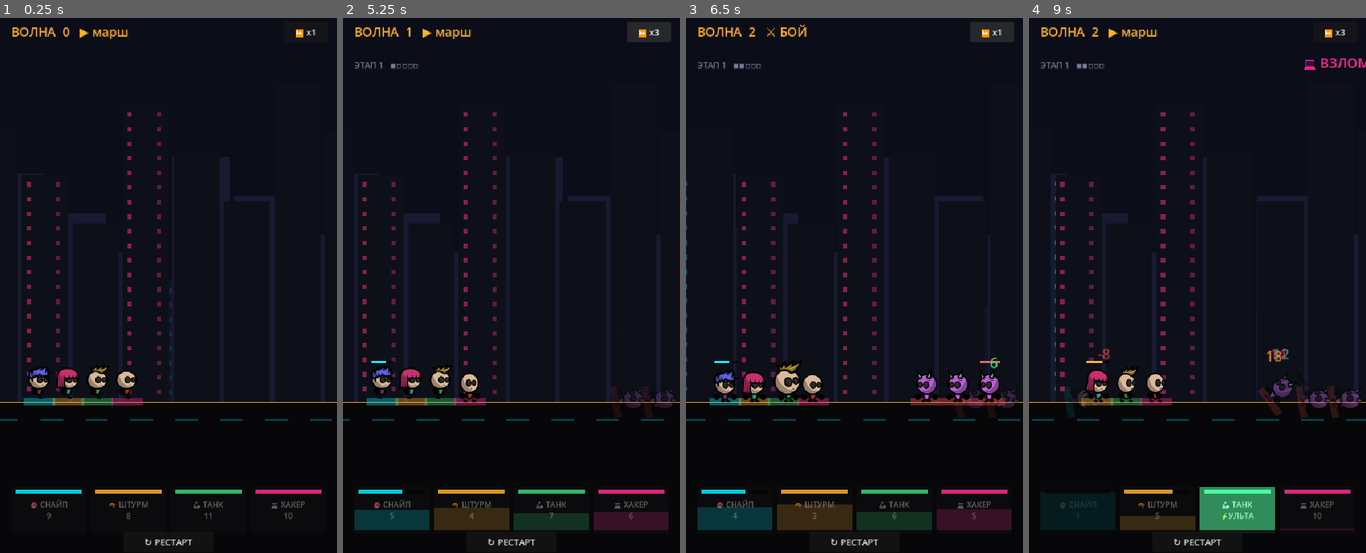
Above: before the commit, frames 1-4 (left to right).
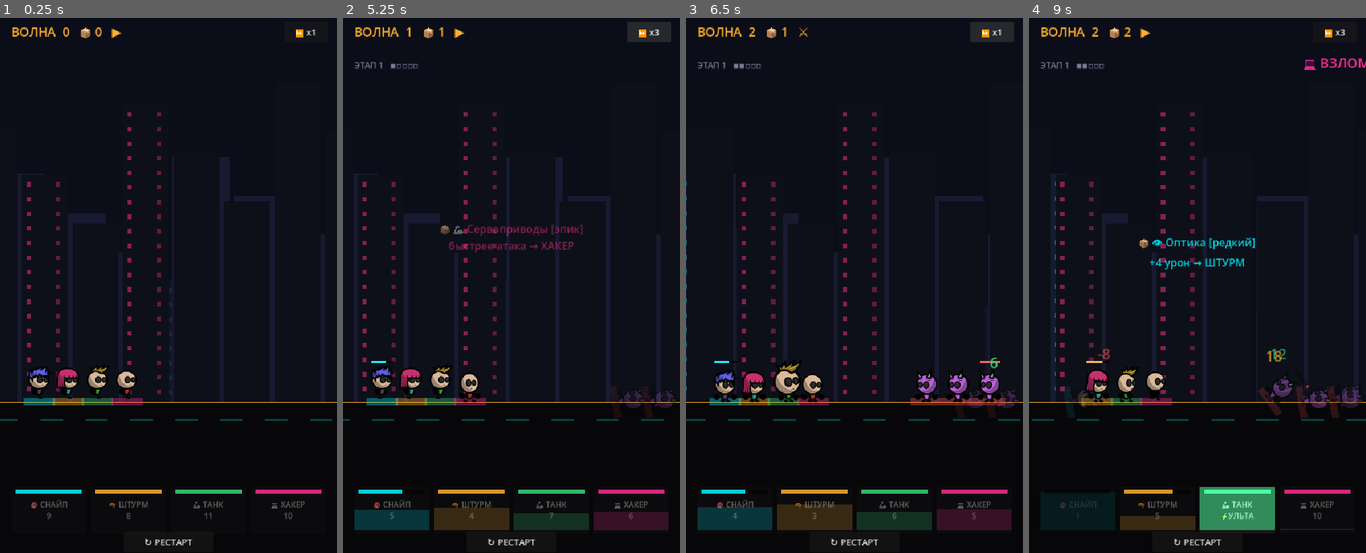
Above: after the commit, the same moments.

Repository: Mokhnatti/cyber-auto-rpg
Game: Godot game, scene res://main.tscn
The game is run twice, just before and just after one commit, with the same random seed, the same clock (stepped at 60 frames per second) and the same inputs.
Inputs:
- Up to frame 1 (0.25 s): no input
- Up to frame 2 (5.25 s): click "↻ РЕСТАРТ" at 0.5 s; click "↻ РЕСТАРТ" at 1.25 s; click "⏩ x1" at 2 s; click "⏩ x2" at 2.75 s; click "⏩ x3" at 3.5 s; click "⏩ x1" at 4.25 s; click "⏩ x2" at 5 s
- Up to frame 3 (6.5 s): click "⏩ x3" at 5.75 s
- Up to frame 4 (9 s): click "⏩ x1" at 6.5 s; click "⏩ x2" at 7.25 s; click "🔫 ШТУРМ ⚡УЛЬТА" at 8 s; click "💻 ХАКЕР ⚡УЛЬТА" at 8.75 s

The runs differ from the first frame. In frame 1, 0.2% of the frame differs, in the area x 23-39%, y 1-5%; in frame 2, 0.8%; in frame 3, 0.2%; in frame 4, 1.0%, in the area x 23-99%, y 1-73%.

Commit message:
Дроп имплантов после волны: выбил волну → падает имплант (Оптика/Сервоприводы/Реактор) с редкостью (обычный/редкий/эпик/легенда, босс=гарант легенда) → бафф живому герою (урон/скорость атаки/HP). Статы героев теперь живые, счётчик имплантов в HUD. Ядро-петля бой→лут→сильнее

Diff:
--- a/prototype/main.gd
+++ b/prototype/main.gd
@@ -36,6 +36,7 @@
 var speed_btn: Button
 var stage_label: Label
 var speed_idx := 0
+var implants_count := 0
 
 func _ready() -> void:
 	randomize()
@@ -48,6 +49,7 @@
 	heroes.clear()
 	enemies.clear()
 	wave = 0
+	implants_count = 0
 	hack_mult = 1.0
 	hack_t = 0.0
 	status_label.text = ""
@@ -59,6 +61,7 @@
 		world.add_child(d)
 		heroes.append({
 			"data": h, "node": d, "hp": h["hp"], "max": h["hp"],
+			"dmg": h["dmg"], "atk_spd": h["atk"],
 			"t": h["atk"], "ult_t": h["ult_cd"], "alive": true, "shield": 0.0, "atk_anim": 0.0
 		})
 	_start_march()
@@ -114,7 +117,7 @@
 		hh["ult_t"] = max(0.0, hh["ult_t"] - delta)
 		hh["t"] -= delta
 		if hh["t"] <= 0.0:
-			hh["t"] = hh["data"]["atk"]
+			hh["t"] = hh["atk_spd"]
 			_hero_hit(hh)
 	for e in enemies:
 		if not e["alive"]: continue
@@ -129,6 +132,7 @@
 		enemies.clear()
 		if _all_dead(heroes):
 			return
+		_drop_implant()
 		_start_march()
 	elif _all_dead(heroes):
 		_die()
@@ -138,7 +142,7 @@
 	var e = _first_alive(enemies)
 	if e == null: return
 	hh["atk_anim"] = 0.18
-	var d := int(round(hh["data"]["dmg"] * hack_mult))
+	var d := int(round(hh["dmg"] * hack_mult))
 	e["hp"] = max(0, e["hp"] - d)
 	_popup(str(d), hh["data"]["color"], e["node"].position + Vector2(randf_range(-10,10), -86))
 	if e["hp"] <= 0 and e["alive"]:
@@ -168,7 +172,7 @@
 			var e = _first_alive(enemies)
 			if e:
 				var mul := 6 if hh["data"]["ult"] == "burst" else 8
-				var d := int(hh["data"]["dmg"] * mul * hack_mult)
+				var d := int(hh["dmg"] * mul * hack_mult)
 				e["hp"] = max(0, e["hp"] - d)
 				_popup("УЛЬТА " + str(d), hh["data"]["color"], e["node"].position + Vector2(0, -100), 40)
 				if e["hp"] <= 0 and e["alive"]:
@@ -298,7 +302,7 @@
 
 # --- HUD ---
 func _refresh_hud() -> void:
-	wave_label.text = "ВОЛНА  %d" % max(wave, 0) + ("   ⚔ БОЙ" if phase == "fight" else ("   ▶ марш" if phase == "march" else ""))
+	wave_label.text = "ВОЛНА  %d   📦 %d" % [max(wave, 0), implants_count] + ("   ⚔" if phase == "fight" else ("   ▶" if phase == "march" else ""))
 	# полоса босса
 	var bz = null
 	for e in enemies:
@@ -454,3 +458,58 @@
 	var v: float = [1.0, 2.0, 3.0][speed_idx]
 	Engine.time_scale = v
 	speed_btn.text = "⏩ x%d" % int(v)
+
+# дроп импланта после волны → бафф живому герою (ядро-петля: бой → лут → сильнее)
+func _drop_implant() -> void:
+	var was_boss := (wave % 5 == 0)
+	var r := randf()
+	var rarity := "обычный"; var rcol := Color("#9aa0b5"); var mult := 1.0
+	if was_boss or r > 0.93:
+		rarity = "ЛЕГЕНДА"; rcol = Color("#ffb02e"); mult = 4.0
+	elif r > 0.72:
+		rarity = "эпик"; rcol = Color("#ff2d95"); mult = 2.5
+	elif r > 0.42:
+		rarity = "редкий"; rcol = Color("#00f0ff"); mult = 1.6
+	var types := [
+		{"n": "👁 Оптика", "stat": "dmg"},
+		{"n": "🦾 Сервоприводы", "stat": "atk_spd"},
+		{"n": "🫀 Реактор", "stat": "max"},
+	]
+	var t = types[randi() % types.size()]
+	var alive := []
+	for hh in heroes:
+		if hh["alive"]: alive.append(hh)
+	if alive.is_empty(): return
+	var hero = alive[randi() % alive.size()]
+	var label := ""
+	match t["stat"]:
+		"dmg":
+			var a := int(3 * mult)
+			hero["dmg"] += a
+			label = "+%d урон" % a
+		"max":
+			var a := int(28 * mult)
+			hero["max"] += a; hero["hp"] += a
+			label = "+%d HP" % a
+		"atk_spd":
+			hero["atk_spd"] = max(0.3, hero["atk_spd"] - 0.07 * mult)
+			label = "быстрее атака"
+	implants_count += 1
+	_popup_center("📦 %s [%s]\n%s → %s" % [t["n"], rarity, label, hero["data"]["name"]], rcol)
+
+func _popup_center(txt: String, col: Color) -> void:
+	var l := Label.new()
+	l.text = txt
+	l.add_theme_color_override("font_color", col)
+	l.add_theme_font_size_override("font_size", 19)
+	l.horizontal_alignment = HORIZONTAL_ALIGNMENT_CENTER
+	l.position = Vector2(W * 0.5 - 200, H * 0.42)
+	l.custom_minimum_size = Vector2(400, 0)
+	l.size = Vector2(400, 60)
+	l.z_index = 80
+	hud.add_child(l)
+	var tw := create_tween()
+	tw.set_parallel(true)
+	tw.tween_property(l, "position:y", H * 0.42 - 70, 1.4)
+	tw.tween_property(l, "modulate:a", 0.0, 1.4)
+	tw.chain().tween_callback(l.queue_free)
Not shown, changed: docs/play/index.html
Not shown, changed: docs/play/index.pck
